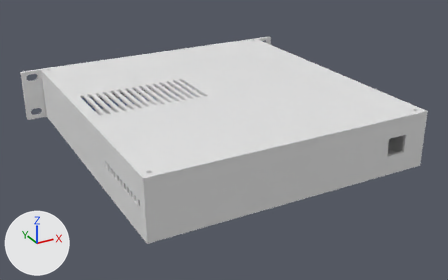
Renders of the glTF model hosts/homelab-notebook/hardware/case/out/assembly.glb from each side of a commit.
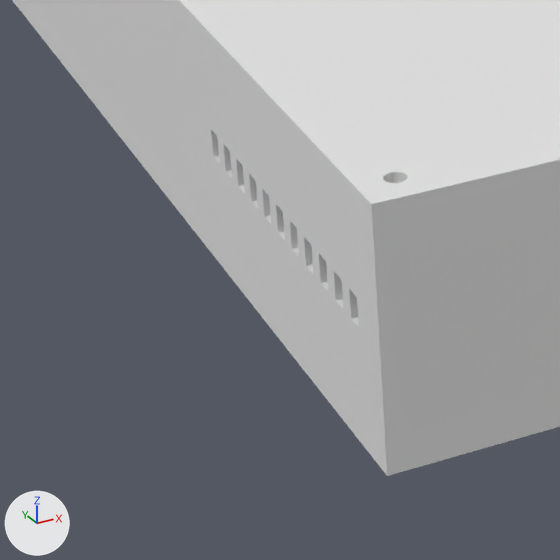
Each version is shown whole from a 50 mm lens placed at (-121.0, -314.0, 205.0), pointed at (102.0, 91.0, 2.0), then close up on the part from 12% to 42% of the width and 46% to 94% of the height. The lights are fixed; the arrows at lower left show +X, +Y and +Z. The older version's two pictures come first.

The first close-up shows 'Lid', 'Tray'.
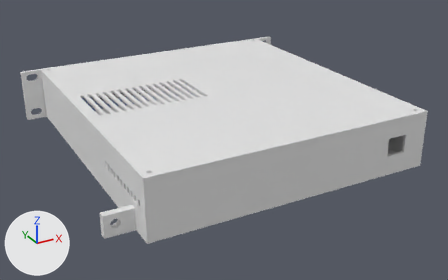
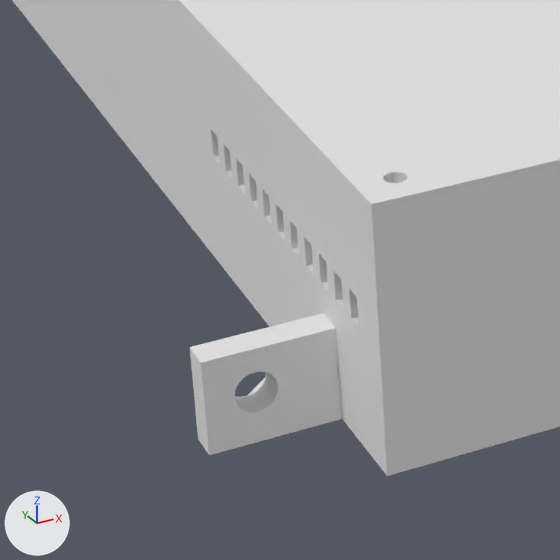
What changed in the scene script:
```text
Add me_rear_bracket_left:
    me_rear_bracket_left.from_pydata(...)  # 233 vertices, 470 faces; spans x -30.0..3.7, y 0.0..30.0, z 0.0..35.5
Add ob_rear_bracket_left:
    ob_rear_bracket_left = bpy.data.objects.new('Rear_bracket_left', me_rear_bracket_left)
    ob_rear_bracket_left.location = (0.0, 0.0, 0.0)
```

Pixel boxes (x1, y1, x2, y2) of what changed, in the close-ups (560 x 560 px):
'Rear_bracket_left', added
    after: (190, 313, 342, 455)
